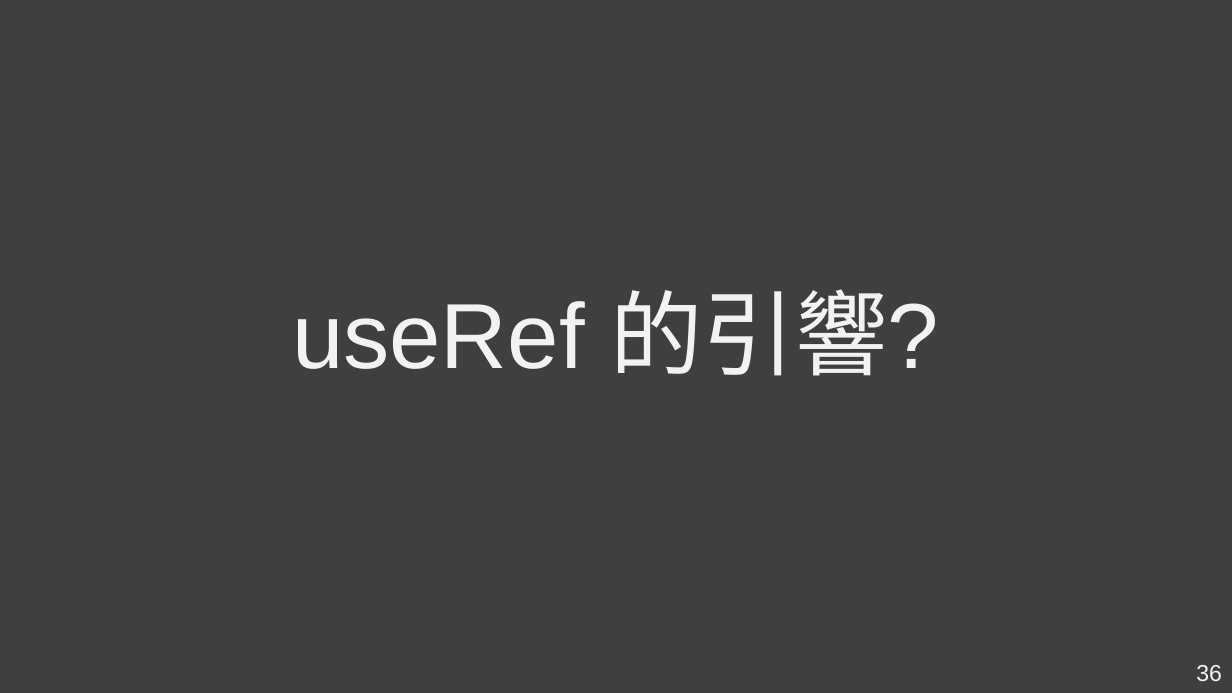
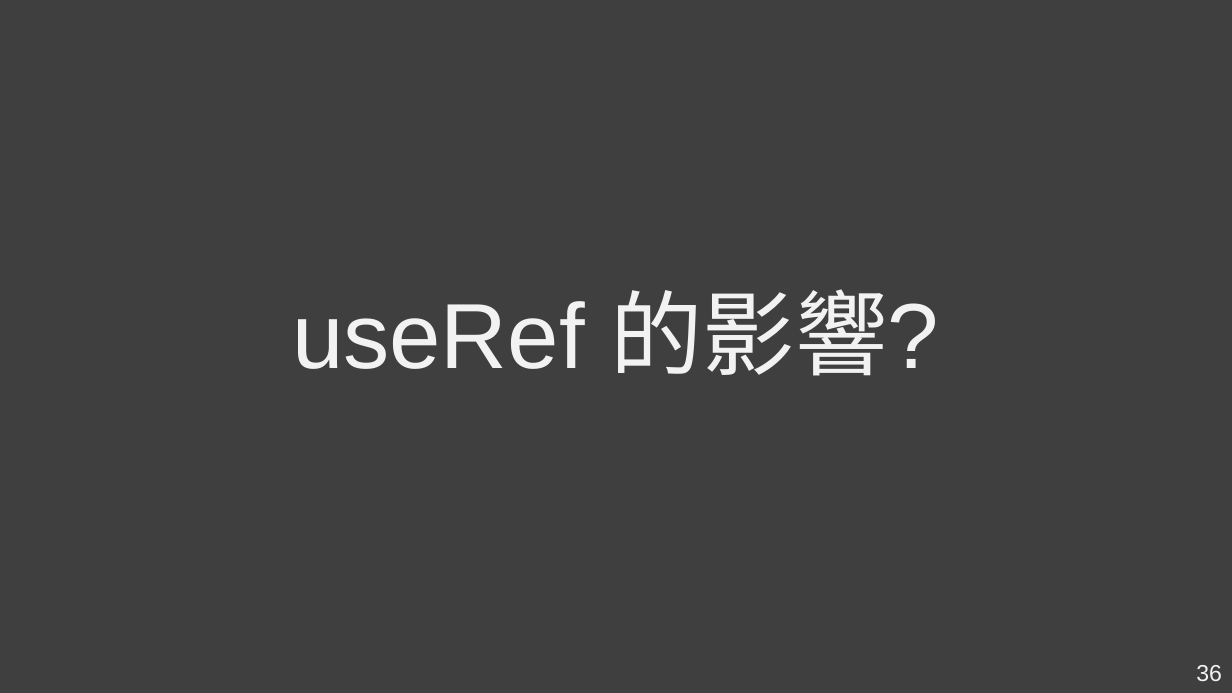
Before and after one commit to Kader-coder/React-Hooks, a slide deck: slide 36 of PPT/React Hooks &.pptx. Drawn at 1232x693 pixels with LibreOffice and Linux fonts; fonts in the diff are those of the drawing. Boxes give left, top, right and bottom in pixels: in the first picture for what was removed or moved away, otherwise in the second. Text is boxed around its words. In the diff, an @@ line names an element or a change of style, - is before the commit and + after.

```diff
--- a/PPT/React Hooks &.pptx
+++ b/PPT/React Hooks &.pptx
@@ text at (292,289,939,376): text changed @@
-useRef 的引響?
+useRef 的影響?
```
Also in this commit, not shown: 1 other slide changed, 3 slides removed.
